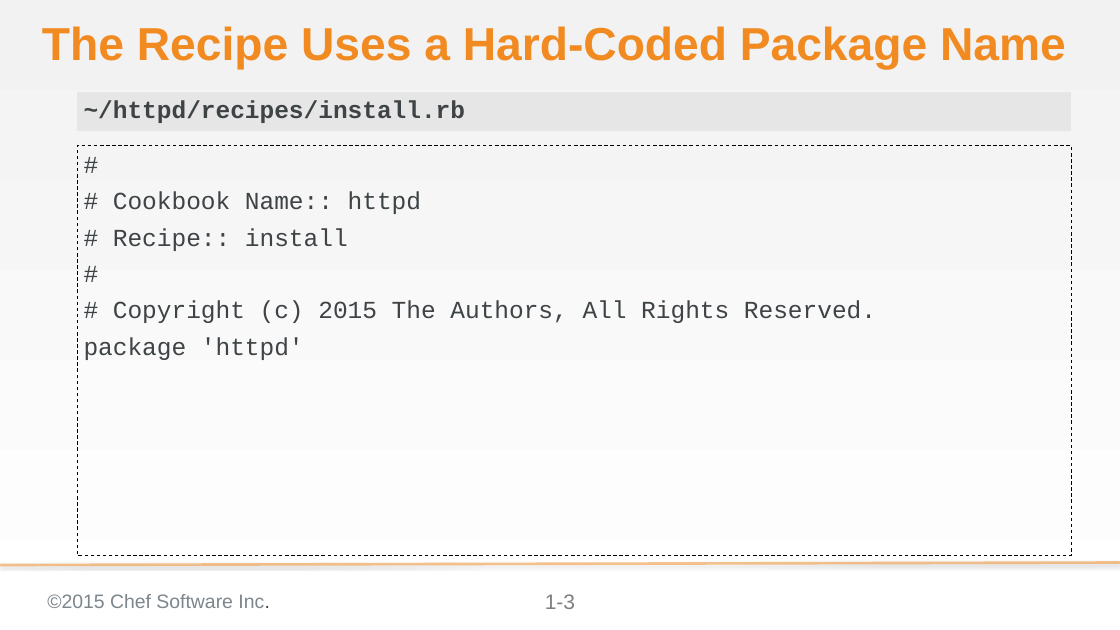
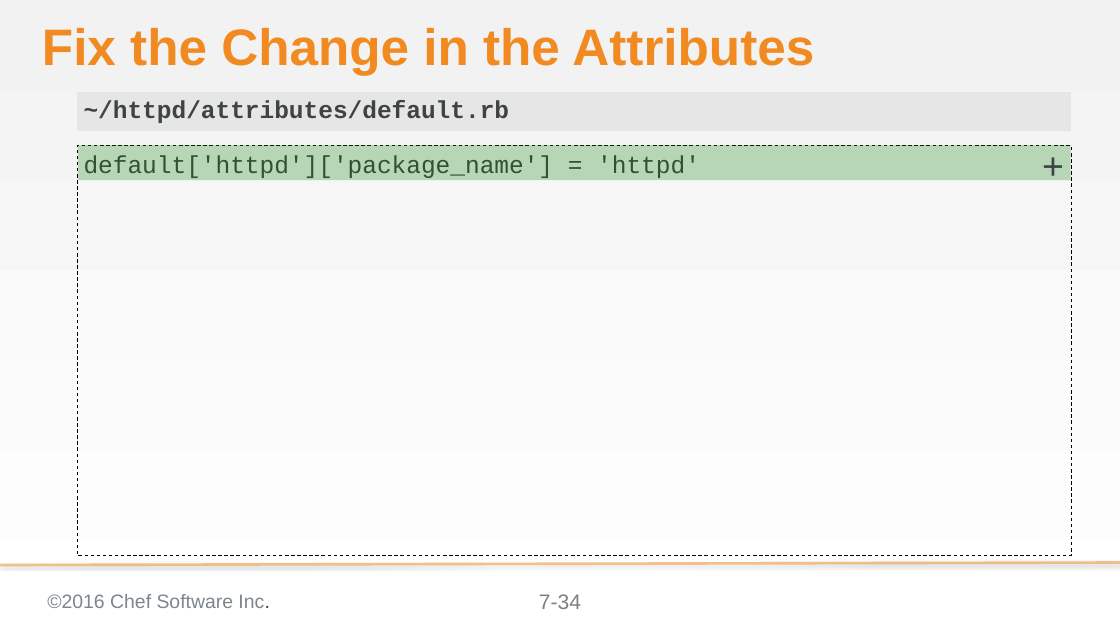
Before and after one commit to chef-training/test_driven_cookbook_development, a slide deck: slide 34 of 07-refactoring_to_attributes.pptx (slide 3 before the commit). Drawn at 1120x630 pixels with LibreOffice and Linux fonts; fonts in the diff are those of the drawing; background and template pictures are left out. Boxes give left, top, right and bottom in pixels: in the first picture for what was removed or moved away, otherwise in the second. Text is boxed around its words. In the diff, an @@ line names an element or a change of style, - is before the commit and + after.

```diff
--- a/07-refactoring_to_attributes.pptx
+++ b/07-refactoring_to_attributes.pptx
@@ title at [42,28,814,75]: text changed; size 52.8 to 58.7 pt @@
-The Recipe Uses a Hard-Coded Package Name
+Fix the Change in the Attributes
@@ text at [84,100,510,123]: text changed @@
-~/httpd/recipes/install.rb
+~/httpd/attributes/default.rb
@@ text added at [78,146,1070,180], fill #008000 at 25% opacity, 42.7 pt, text #3E4346 @@
++
@@ text at [84,155,700,181]: text changed @@
-#
-# Cookbook Name:: httpd
-# Recipe:: install
-#
-# Copyright (c) 2015 The Authors, All Rights Reserved.
-package 'httpd'
+default['httpd']['package_name'] = 'httpd'
@@ text at [47,594,269,608]: text changed @@
-©2015 Chef Software Inc.
+©2016 Chef Software Inc.
@@ page number at [539,594,581,609]: text changed @@
-1-3
+7-34
```
Also in this commit, not shown: 32 other slides changed, 11 slides added.
